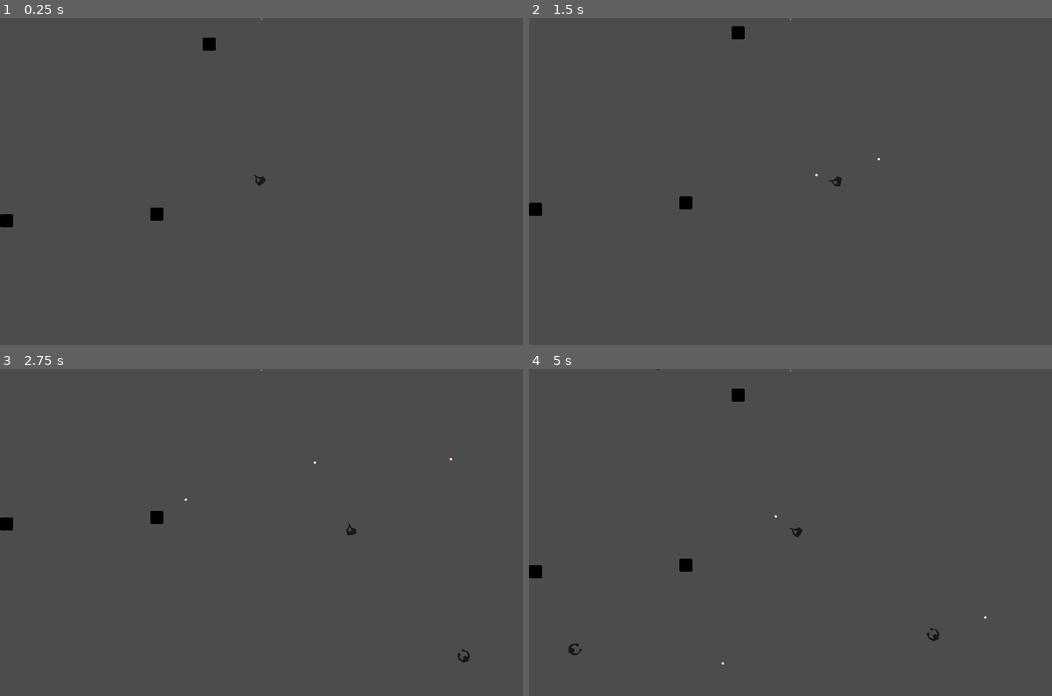
Above: before the commit, frames 1-4 (two rows, left to right).
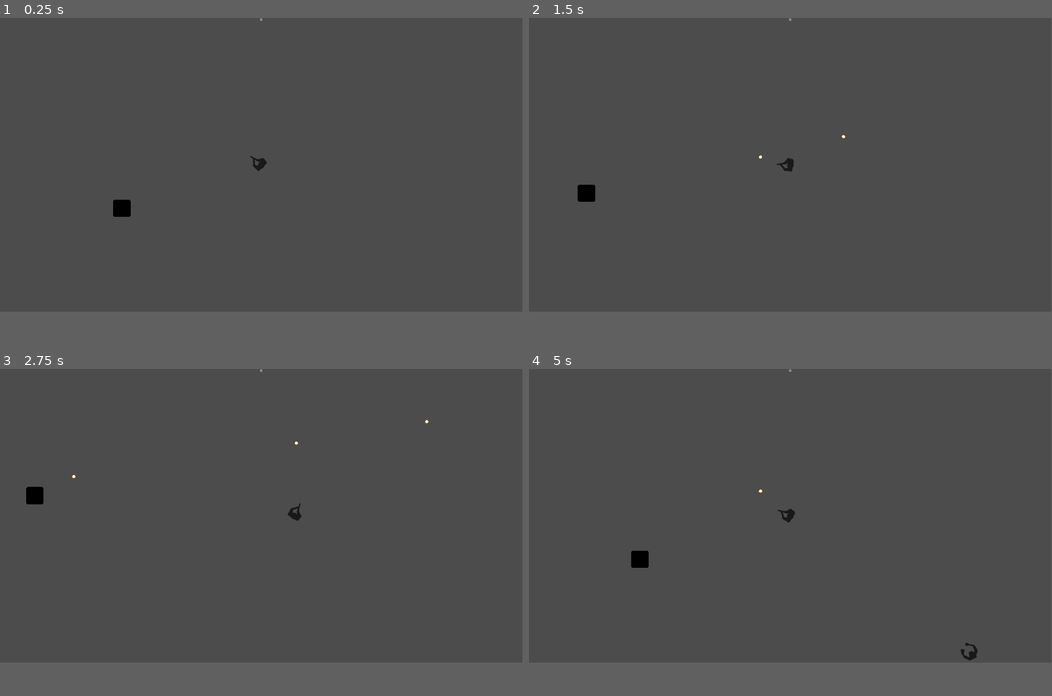
Above: after the commit, the same moments.

Repository: tliss/Godot-Top-Down-Shooter
Game: Godot game, scene res://World.tscn
Two runs of this game, one before a commit and one after it. Both use one fixed random seed, a clock stepped at 60 frames per second and the inputs below. The engine's default icon, where the game draws it, is replaced by a stand-in: a white triangle on a blue panel in a dark square. Sound files missing from this copy of the repository are replaced by a short silence.
Inputs (mouse positions are in pixels of both pictures, inside the frame that each line leads up to):
- Up to frame 1 (0.25 s): no input
- Up to frame 2 (1.5 s): tap Enter at 0.5 s; move the mouse to (905, 165) at 0.52 s; press the mouse at (905, 165) at 0.53 s; hold D (move_right) 0.53-1.28 s; move the mouse to (685, 197) at 1.27 s; release the mouse at (685, 197) at 1.28 s; hold S (move_down) from 1.28 s (still down); click (685, 197) at 1.35 s
- Up to frame 3 (2.75 s): move the mouse to (313, 460) at 2.02 s; release S (move_down) at 2.03 s; press the mouse at (313, 460) at 2.03 s; hold D (move_right) from 2.03 s (still down)
- Up to frame 4 (5 s): move the mouse to (764, 597) at 2.77 s; release D (move_right) at 2.78 s; release the mouse at (764, 597) at 2.78 s; hold W (move_up) 2.78-3.53 s; click (764, 597) at 2.85 s; move the mouse to (947, 581) at 3.52 s; press the mouse at (947, 581) at 3.53 s; hold A (move_left) from 3.53 s (still down); move the mouse to (633, 483) at 4.27 s; release the mouse at (633, 483) at 4.28 s; click (633, 483) at 4.35 s
In our replay, the window is 800x500 before the commit and 799x449 after it. These sizes can differ from the game's own. Grey fills any space a smaller window leaves; there, only what the larger window draws over its background counts as a difference.

The runs differ from the first frame. In frame 1, 0.6% of the frame differs, in the area x 0-51%, y 0-64%; in frame 2, 0.6%; in frame 3, 0.6%; in frame 4, 0.8%, in the area x 0-88%, y 0-91%.

Commit message:
Randomly generate uzis throughout level

Diff:
--- a/HUD.tscn
+++ b/HUD.tscn
@@ -15,7 +15,8 @@
 align = 1
 
 [node name="WeaponBar" type="HBoxContainer" parent="."]
-margin_top = 550.0
-margin_right = 500.0
-margin_bottom = 600.0
+margin_left = 8.0
+margin_top = 1024.0
+margin_right = 508.0
+margin_bottom = 1072.0
 grow_horizontal = 0
--- a/Pickup.tscn
+++ b/Pickup.tscn
@@ -4,10 +4,9 @@
 [ext_resource path="res://img/uzi.png" type="Texture" id=2]
 
 [sub_resource type="RectangleShape2D" id=1]
-extents = Vector2( 258.065, 258.065 )
+extents = Vector2( 16, 16 )
 
 [node name="Pickup" type="Node2D"]
-scale = Vector2( 0.062, 0.062 )
 script = ExtResource( 1 )
 
 [node name="Area2D" type="Area2D" parent="."]
@@ -16,5 +15,6 @@
 shape = SubResource( 1 )
 
 [node name="Sprite" type="Sprite" parent="Area2D"]
+scale = Vector2( 0.062, 0.062 )
 texture = ExtResource( 2 )
 [connection signal="body_entered" from="Area2D" to="." method="_on_Area2D_body_entered"]
--- a/World.gd
+++ b/World.gd
@@ -4,24 +4,36 @@
 var score
 const PICKUP = preload("Pickup.tscn")
 
+var rng = RandomNumberGenerator.new()
+
 func _ready():
 	randomize()
+	rng.randomize()
 
 func _on_MobTimer_timeout():
 	$MobPath/MobSpawnLocation.set_offset(randi())
 	var mob = Mob.instance()
 	add_child(mob)
-
 	mob.position = $MobPath/MobSpawnLocation.position
-
 	var direction = $MobPath/MobSpawnLocation.rotation + PI / 2
 	mob.rotation = direction
-
 	mob.connect("add_score", $HUD, "update_score")
-	pass
 
 func _on_PickupTimer_timeout():
 	var pickup = PICKUP.instance()
 	add_child(pickup)
-	pickup.position = (Vector2(800, 300))
+
+	var sprite = pickup.get_node("Area2D/Sprite")
+	var sprite_size_x = sprite.texture.get_size().x * sprite.scale.x
+	var sprite_size_y = sprite.texture.get_size().y * sprite.scale.y
+	var pickup_size = Vector2(ceil(sprite_size_x), ceil(sprite_size_y))
+
+	var location = Vector2()
+	location.x = rng.randi_range(pickup_size.x / 2, 2560 - (pickup_size.x / 2))
+	location.y = rng.randi_range(pickup_size.y / 2, 2560 - (pickup_size.y / 2))
+
+	print(location)
+
+	pickup.position = location
+
 	pickup.connect("uzi_pickup", $HUD, "add_weapon")
--- a/project.godot
+++ b/project.godot
@@ -21,8 +21,8 @@
 
 [display]
 
-window/size/width=2560
-window/size/height=2560
+window/size/width=1920
+window/size/height=1080
 window/size/fullscreen=true
 
 [input]
